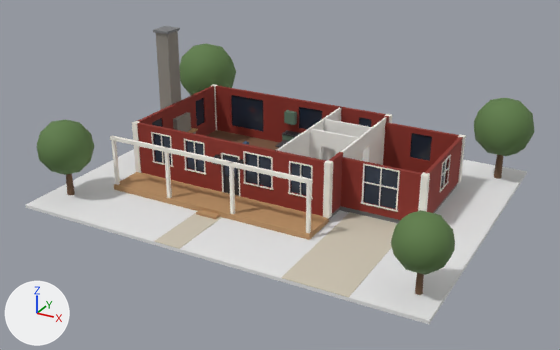
The glTF model public/samples/ar-project-viewer/models/farmhouse-red-open.glb, before and after one commit.
Both versions are drawn from a 50 mm camera at (0.375, -0.701, 0.367) aimed at (0.002, -0.023, 0.028). The lights are fixed; the arrows at lower left show +X, +Y and +Z. The older version comes first. Where no turn or scale is listed for an object, it has been applied to the vertices.

The scene before the commit, as lines of its bpy script (objects in view):
```python
mat_material_8 = principled_material('Material_8')
mat_material_8.base_color = (0.0242, 0.0356, 0.0612)  # dark blue #2b3546
mat_material_8.metallic = 0.3
mat_material_8.roughness = 0.12
me_mesh_1 = bpy.data.meshes.new('Mesh_1')
me_mesh_1.from_pydata(...)  # 16 vertices, 24 faces; spans x -0.009..0.198, y -0.2..-0.05, z 0.0
me_mesh_1.materials.append(mat_material_1)  # pale yellow #cfc6b4
me_mesh_4 = bpy.data.meshes.new('Mesh_4')
me_mesh_4.from_pydata(...)  # a box spanning x -0.12..0.12, y -0.08..0.08, z 0.0..0.006; a box spanning x 0.12..0.21, y -0.05..0.07, z 0.0..0.006; a box spanning x -0.141..-0.12, y -0.012..0.012, z 0.152..0.155
me_mesh_4.materials.append(mat_material_4)  # grey #7c7d7f
me_mesh_8 = bpy.data.meshes.new('Mesh_8')
me_mesh_8.from_pydata(...)  # 104 vertices, 156 faces; spans x -0.12..0.21, y -0.082..0.08, z 0.016..0.058
me_mesh_8.materials.append(mat_material_8)  # dark blue #2b3546
ob_foundation = bpy.data.objects.new('foundation', me_mesh_4)
ob_foundation.location = (-0.045, 0.025, 0.0036)
ob_glass = bpy.data.objects.new('glass', me_mesh_8)
ob_glass.location = (-0.045, 0.025, 0.0036)
ob_gravel = bpy.data.objects.new('gravel', me_mesh_1)
ob_gravel.location = (-0.045, 0.025, 0.0036)
# also in view: 'leaves' at (-0.002, 0.005, 0.07); 'frame' at (0.0, 0.025, 0.036); 'siding' at (0.0, 0.025, 0.04); 'trim' at (0.0, 0.005, 0.039); 'deck' at (-0.045, -0.081, 0.007)
```
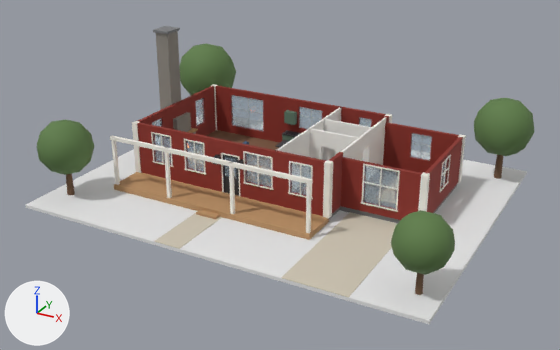
What differs and where, as boxes [x1, y1, x2, y2] in the pictures (560 x 350 px):
'glass', recoloured, surface changed: [152, 95, 448, 209] in both

The change, as a diff of the scene's bpy script:
```diff
--- a/public/samples/ar-project-viewer/models/farmhouse-red-open.glb.py
+++ b/public/samples/ar-project-viewer/models/farmhouse-red-open.glb.py
@@ mat_material_8 @@
 mat_material_8 = principled_material('Material_8')
-mat_material_8.base_color = (0.0242, 0.0356, 0.0612)  # dark blue #2b3546
+mat_material_8.base_color = (0.503, 0.672, 0.791)  # blue #bcd6e6
 mat_material_8.metallic = 0.3
 mat_material_8.roughness = 0.12
+mat_material_8.alpha = 0.32
```
